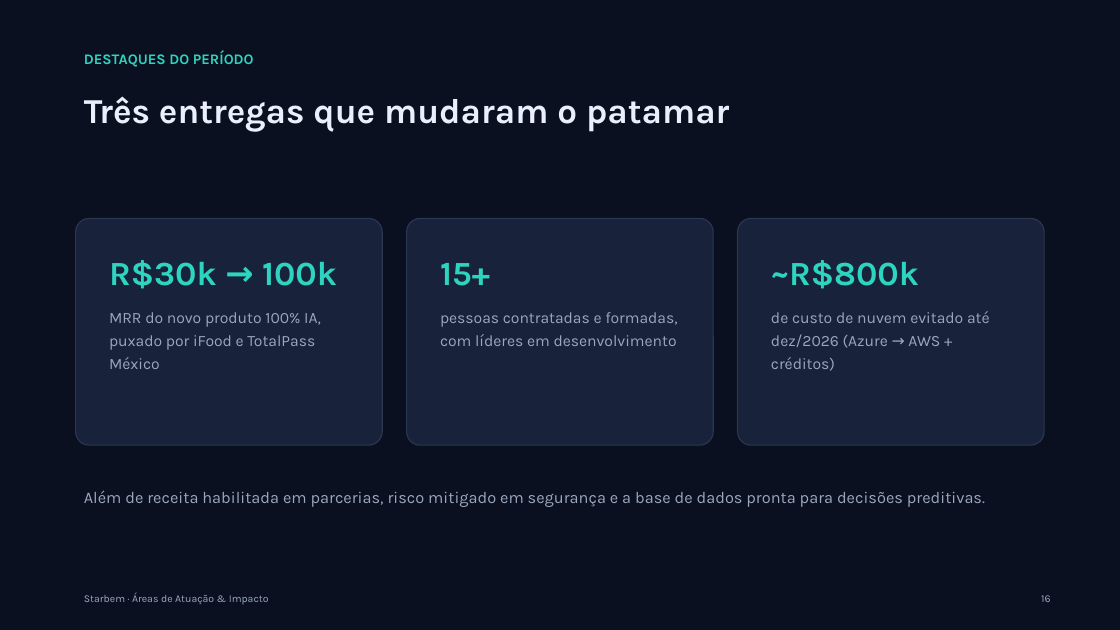
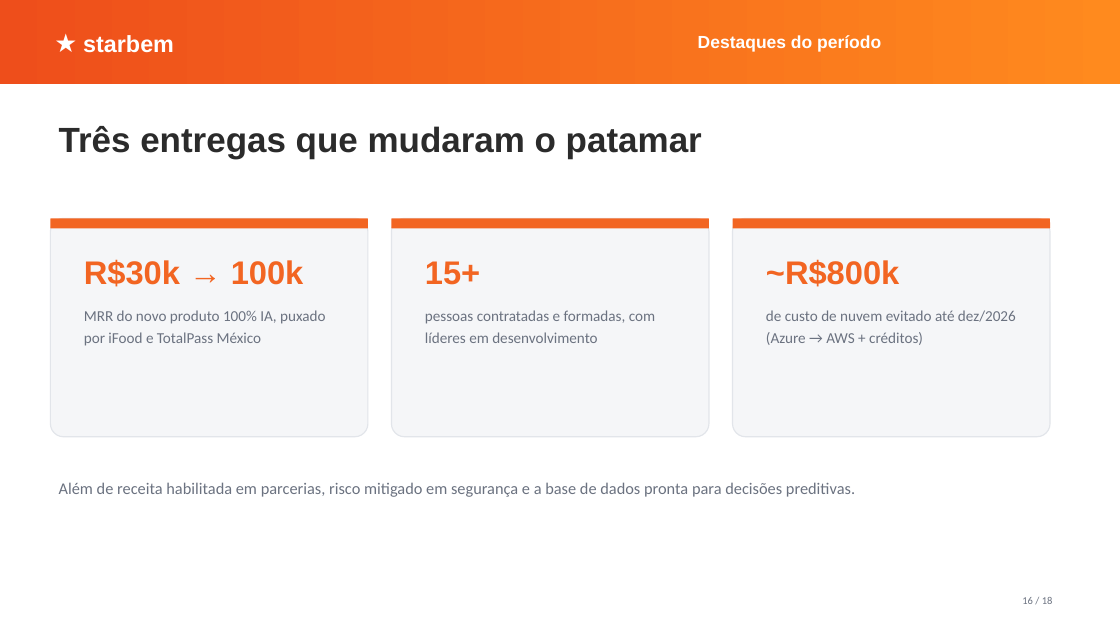
Before and after one commit to renato-dmb/agenda-facil, a slide deck: slide 16 of docs/conversa-ceo/apresentacao.pptx. Drawn at 1120x630 pixels with LibreOffice and Linux fonts; fonts in the diff are those of the drawing. Boxes give left, top, right and bottom in pixels: in the first picture for what was removed or moved away, otherwise in the second. Text is boxed around its words. In the diff, an @@ line names an element or a change of style, - is before the commit and + after.

```diff
--- a/docs/conversa-ceo/apresentacao.pptx
+++ b/docs/conversa-ceo/apresentacao.pptx
@@ background #0B1020 to #FFFFFF @@
@@ rectangle added at [0, 0, 1120, 84], fill gradient #EE4E1B to #FF8A1E @@
@@ text "Destaques do período" at [698, 35, 881, 52]: vertical alignment top to middle @@
@@ text added at [83, 35, 174, 53], 20 pt, text #FFFFFF, bold @@
+★ starbem
@@ text at [698, 35, 881, 52]: text changed; size 12.5 to 15 pt; font Karla to Arial; text colour #2DD4BF to #FFFFFF @@
-DESTAQUES DO PERÍODO
+Destaques do período
@@ text "Três entregas que mudaram o ...": place and size @@
-text "Três entregas que mudaram o ..." at [84, 96, 729, 132]
+text "Três entregas que mudaram o ..." at [59, 126, 702, 159]
@@ text "Três entregas que mudaram o ..." at [59, 126, 702, 159]: font Karla to Arial, text colour #EAF0FB to #2B2B2B @@
@@ rounded rectangle: place and size @@
-rounded rectangle at [407, 218, 713, 445]
+rounded rectangle at [50, 218, 368, 437]
@@ rounded rectangle at [50, 218, 368, 437]: fill #18223A to #F5F6F8; outline #2A3652 1 pt to #E2E5EA 1 pt @@
@@ rounded rectangle added at [50, 218, 368, 229], fill #F26522 @@
@@ rounded rectangle removed at [76, 218, 382, 445] @@
@@ rounded rectangle added at [392, 218, 709, 437], fill #F5F6F8, outline #E2E5EA 1 pt @@
@@ rounded rectangle added at [392, 218, 709, 229], fill #F26522 @@
@@ rounded rectangle at [733, 218, 1050, 437]: fill #18223A to #F5F6F8; outline #2A3652 1 pt to #E2E5EA 1 pt @@
@@ rounded rectangle: place and size @@
-rounded rectangle at [738, 218, 1044, 445]
+rounded rectangle at [733, 218, 1050, 437]
@@ rounded rectangle added at [733, 218, 1050, 229], fill #F26522 @@
@@ text "R$30k → 100k": place and size @@
-text "R$30k → 100k" at [109, 260, 337, 369]
+text "R$30k → 100k" at [84, 259, 325, 346]
@@ text "R$30k → 100k" at [84, 259, 325, 346]: size 29 to 28 pt, font Karla to Arial, text colour #2DD4BF to #F26522 in "R$30k → 100k"; size 13.5 to 13 pt, font Karla to Calibri, text colour #9AA7BD to #6B7280 in "MRR do novo produto 100% IA, puxado ..." @@
@@ text "15+": place and size @@
-text "15+" at [440, 263, 677, 346]
+text "15+" at [425, 261, 655, 343]
@@ text "15+" at [425, 261, 655, 343]: size 29 to 28 pt, font Karla to Arial, text colour #2DD4BF to #F26522 in "15+"; size 13.5 to 13 pt, font Karla to Calibri, text colour #9AA7BD to #6B7280 @@
@@ text "~R$800k" at [766, 259, 1016, 345]: size 29 to 28 pt, font Karla to Arial, text colour #2DD4BF to #F26522 in "~R$800k"; size 13.5 to 13 pt, font Karla to Calibri, text colour #9AA7BD to #6B7280 in "de custo de nuvem evitado até dez/2026 ..." @@
@@ text "Além de receita habilitada em ...": place and size @@
-text "Além de receita habilitada em ..." at [84, 490, 985, 507]
+text "Além de receita habilitada em ..." at [59, 482, 855, 497]
@@ text "Além de receita habilitada em ..." at [59, 482, 855, 497]: font Karla to Calibri, text colour #9AA7BD to #6B7280 @@
@@ text removed at [84, 593, 269, 604] @@
-Starbem · Áreas de Atuação & Impacto
@@ text at [1022, 597, 1053, 604]: text changed; font Karla to Calibri; text colour #9AA7BD to #6B7280 @@
-16
+16 / 18
```
Also in this commit, not shown: 17 other slides changed, 2 other files.
